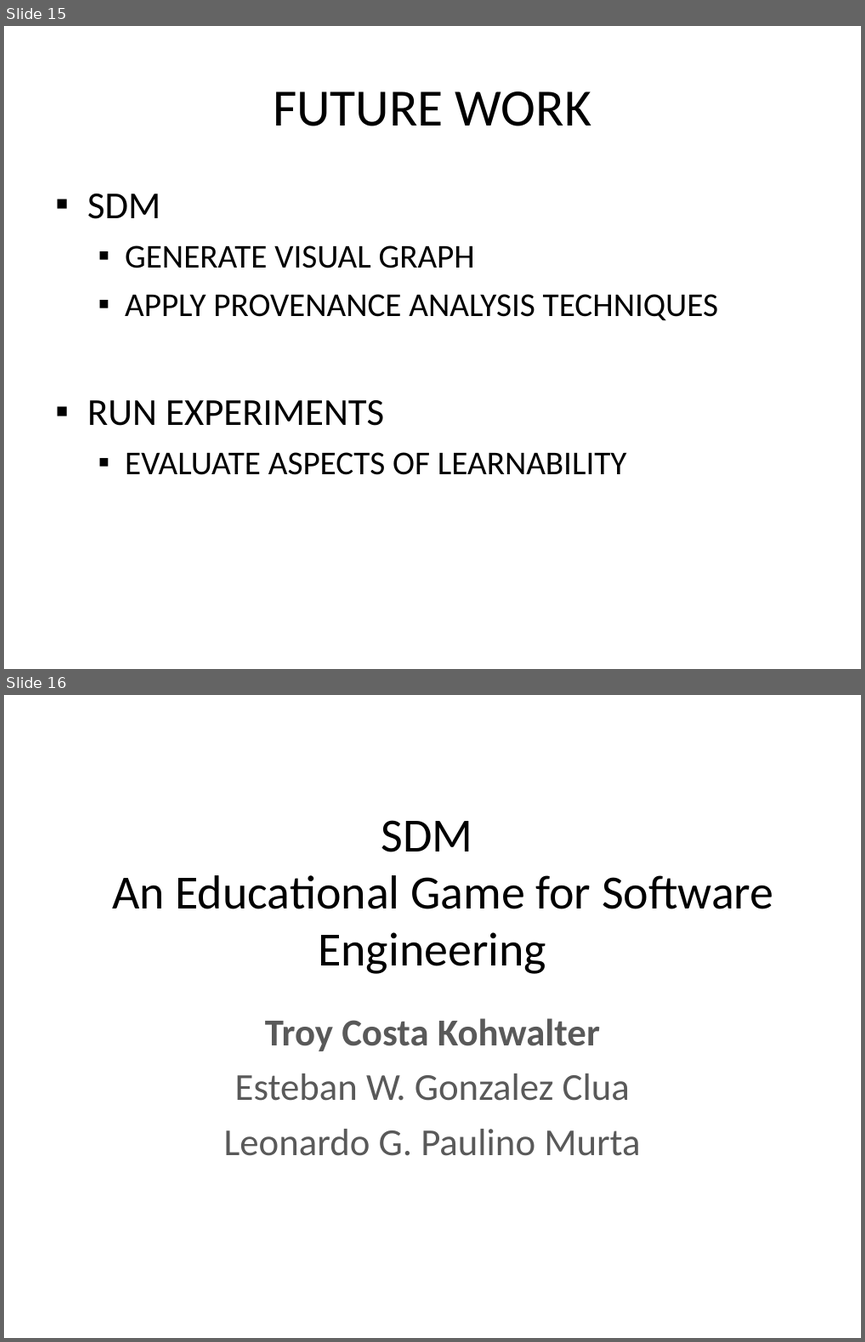
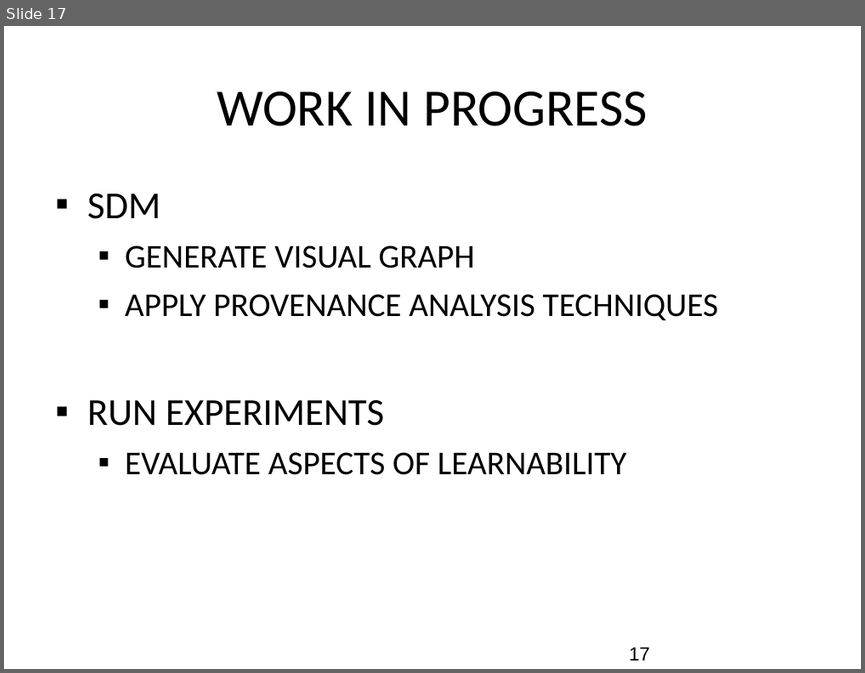
Before and after one commit to gems-uff/sdm, a slide deck: Documents/Apresentação/Provenance- Apresentação SBGames.ppt. Shown one above the other, each under a label of ours: slides 15 and 16 before the commit, slide 17 after it. The pictures are 865x1342 and 865x673 pixels, drawn with LibreOffice and Linux fonts; fonts in the diff are those of the drawing; background and template pictures are left out. Boxes give left, top, right and bottom in pixels: in the first picture for what was removed or moved away, otherwise in the second. Text is boxed around its words. In the diff, an @@ line names an element or a change of style, - is before the commit and + after.

```diff
--- a/Documents/Apresentação/Provenance- Apresentação SBGames.ppt
+++ b/Documents/Apresentação/Provenance- Apresentação SBGames.ppt
@@ slide 16 removed at (4,695,861,1338), background picture (left out) @@
@@ title removed at (112,820,773,974) @@
-SDM
-An Educational Game for Software Engineering
@@ subtitle removed at (224,1018,640,1156) @@
-Troy Costa Kohwalter
-Esteban W. Gonzalez Clua
-Leonardo G. Paulino Murta
@@ what was slide 15 is now slide 17 @@
@@ slide 17 changed as well @@
@@ title at (216,91,647,126): text changed @@
-FUTURE WORK
+WORK IN PROGRESS
@@ page number added at (629,646,650,660), 16 pt, text #000000 @@
+17
```
Also in this commit, not shown: 11 other slides changed, 12 slides added, 3 other slides removed.
